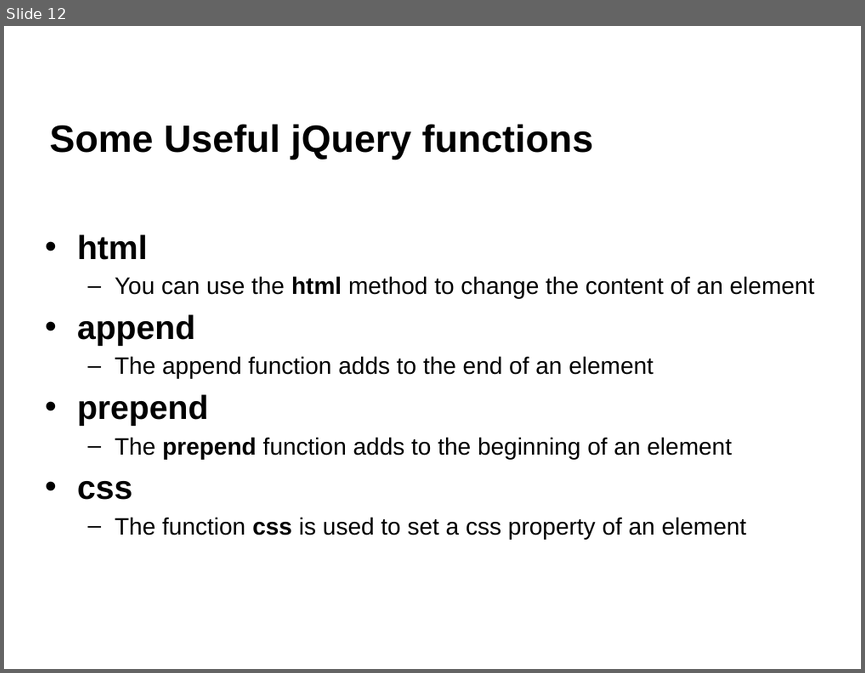
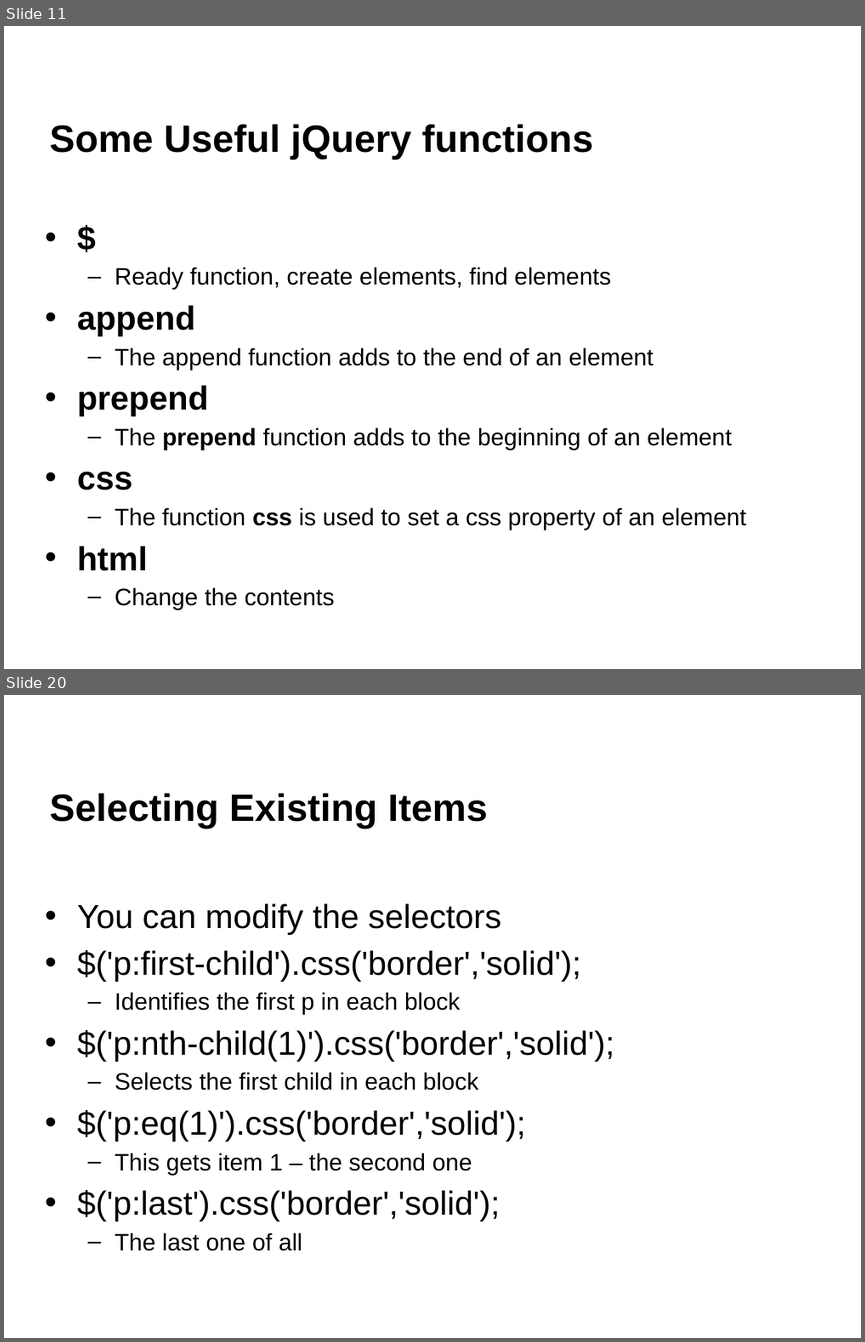
Before and after one commit to napier40000036/jQueryTutorial, a slide deck: jQuery L01 Introduction.pptx. Shown one above the other, each under a label of ours: slide 12 before the commit, slides 11 and 20 after it; the slides between them are not shown. The pictures are 865x673 and 865x1342 pixels, drawn with LibreOffice and Linux fonts; fonts in the diff are those of the drawing; background and template pictures are left out. Boxes give left, top, right and bottom in pixels: in the first picture for what was removed or moved away, otherwise in the second. Text is boxed around its words. In the diff, an @@ line names an element or a change of style, - is before the commit and + after.

```diff
--- a/jQuery L01 Introduction.pptx
+++ b/jQuery L01 Introduction.pptx
@@ slide 20 added at (4,695,861,1338), background #FFFFFF @@
@@ title added at (50,793,488,828), 32 pt, text #000000, bold @@
+Selecting Existing Items
@@ text added at (77,903,614,1251), 28 pt, text #000000 @@
+• You can modify the selectors
+• $('p:first-child').css('border','solid');
+  – Identifies the first p in each block
+• $('p:nth-child(1)').css('border','solid');
+  – Selects the first child in each block
+• $('p:eq(1)').css('border','solid');
+  – This gets item 1 – the second one
+• $('p:last').css('border','solid');
+  – The last one of all
@@ what was slide 12 is now slide 11 @@
@@ slide 11 changed as well @@
@@ text "$": place and size @@
-text "$" at (77,234,815,539)
+text "$" at (77,267,747,609)
@@ text at (114,267,611,290): text changed @@
-• html
-  – You can use the html method to change the content of an element
+• $
+  – Ready function, create elements, find elements
@@ text at (77,545,335,609): paragraphs added @@
+• html
+  – Change the contents
```
Also in this commit, not shown: 6 other slides changed, 15 other slides added, 3 slides removed, 2 other files.
